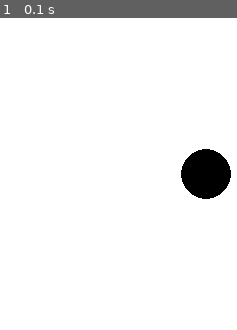
Above: before the commit, frame 1.
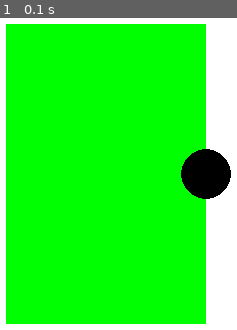
Above: after the commit, the same moment.

Repository: WCI-Computer-Science/pygame
Game: pygame game, started from main.py
Same seed, same stepped clock (60 frames per second), same inputs: the game is played once before the commit and once after it.
Inputs:
- Up to frame 1 (0.1 s): no input

The runs differ from the first frame. In frame 1, 80% of the frame differs, in the area x 2-87%, y 1-99%.

Commit message:
Draw rectangle again

Diff:
--- a/main.py
+++ b/main.py
@@ -6,6 +6,7 @@
 screen = pygame.display.set_mode((800, 600))
 screen.fill((255, 255, 255))
 rect = pygame.Rect((200, 150), (200, 300))
+pygame.draw.rect(screen, (0, 255, 0), rect)
 pygame.draw.circle(screen, (0, 0, 0), (400, 300), 25)
 
 while True:
